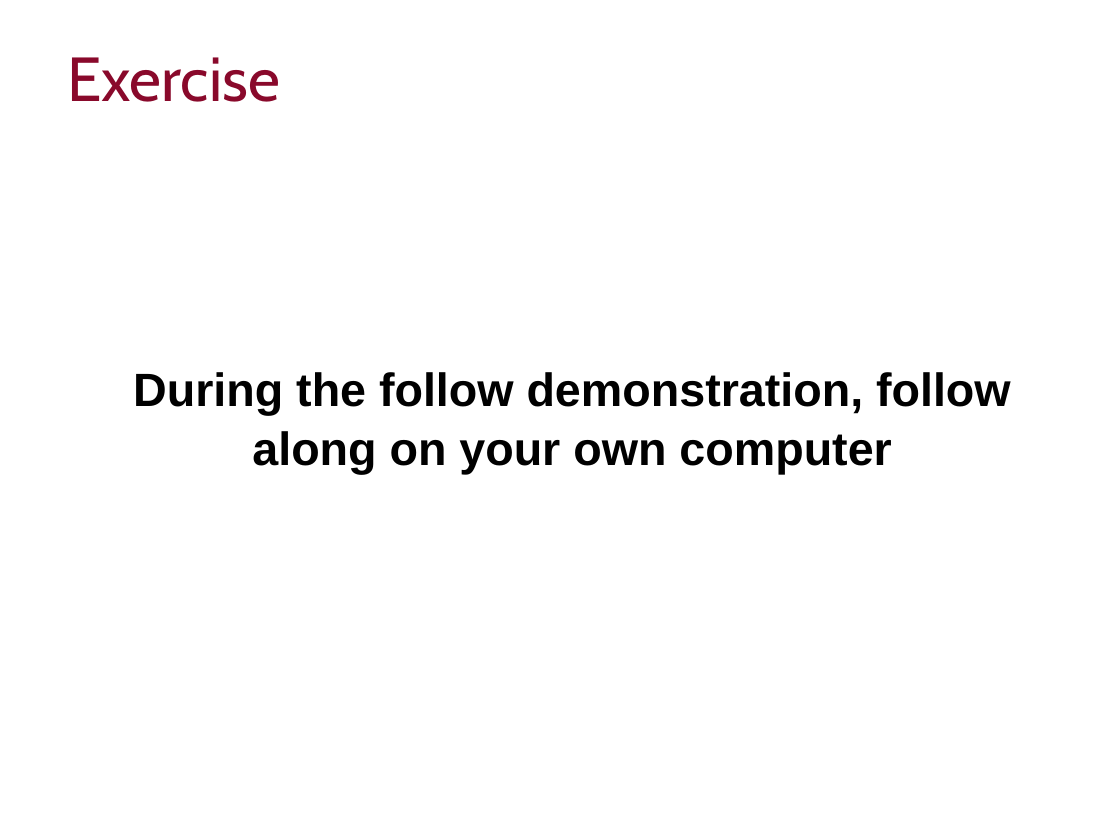
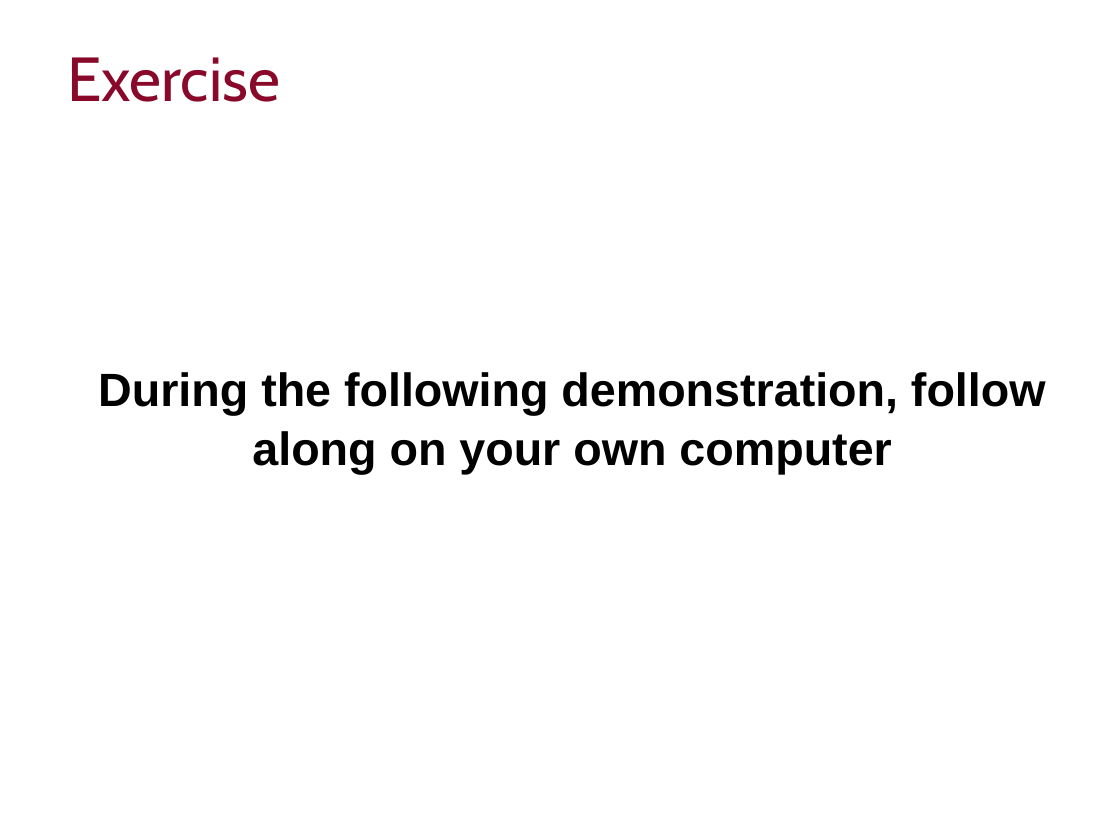
Before and after one commit to ImperialCollegeLondon/RCDS-managing-and-running-python-effectively, a slide deck: slide 4 of Managing and Running Python Effectively.pptx. Drawn at 1120x840 pixels with LibreOffice and Linux fonts; fonts in the diff are those of the drawing; background and template pictures are left out. Boxes give left, top, right and bottom in pixels: in the first picture for what was removed or moved away, otherwise in the second. Text is boxed around its words. In the diff, an @@ line names an element or a change of style, - is before the commit and + after.

Commit message:
Correcting spelling mistake

```diff
--- a/Managing and Running Python Effectively.pptx
+++ b/Managing and Running Python Effectively.pptx
@@ text at <box>98,372,1046,475</box>: text changed @@
-During the follow demonstration, follow along on your own computer
+During the following demonstration, follow along on your own computer
```
